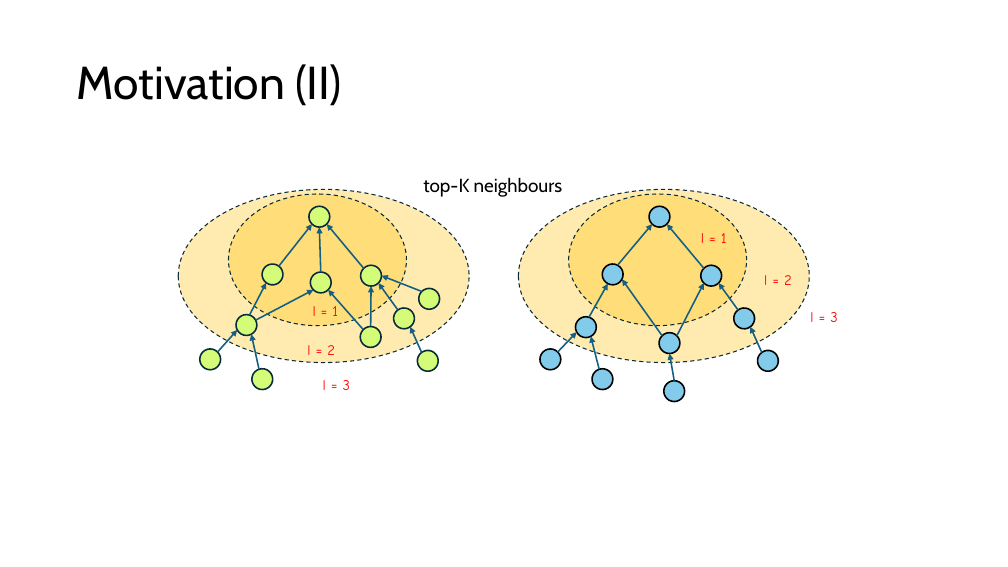
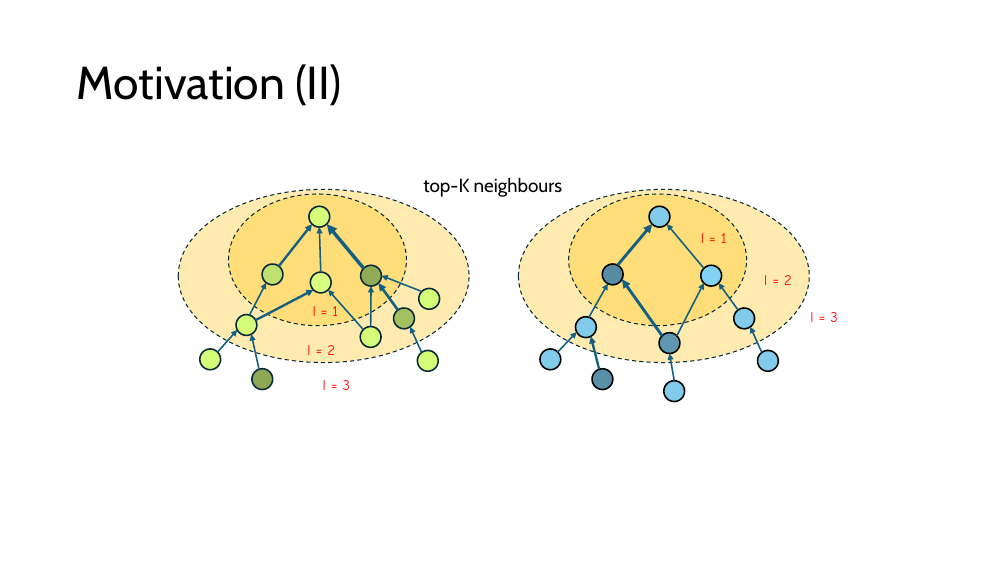
Before and after one commit to tseesurenb/hyperGCN_v4, a slide deck: slide 13 of ppt/HyperGCN_20241118.pptx. Drawn at 1008x567 pixels with LibreOffice and Linux fonts; fonts in the diff are those of the drawing. Boxes give left, top, right and bottom in pixels: in the first picture for what was removed or moved away, otherwise in the second. Text is boxed around its words. In the diff, an @@ line names an element or a change of style, - is before the commit and + after.

```diff
--- a/ppt/HyperGCN_20241118.pptx
+++ b/ppt/HyperGCN_20241118.pptx
@@ arrow (279, 266) - (312, 224): stroke #156082 1.5 pt to #156082 2.25 pt @@
@@ arrow (364, 268) - (327, 224): stroke #156082 1.5 pt to #156082 3.25 pt @@
@@ arrow (618, 265) - (653, 224): stroke #156082 1.5 pt to #156082 2.75 pt @@
@@ ellipse at [261,263,285,286]: fill #D5FC79 to #C0E171 @@
@@ ellipse at [361,265,382,287]: fill #D5FC79 to #91AA56 @@
@@ ellipse at [600,261,627,288]: fill #83CBEB to #588CA5 @@
@@ arrow (398, 310) - (379, 283): stroke #156082 1.5 pt to #156082 2.5 pt @@
@@ arrow (662, 336) - (622, 279): stroke #156082 1.5 pt to #156082 2.75 pt @@
@@ ellipse at [392,306,417,330]: fill #D5FC79 to #A4C061 @@
@@ arrow (600, 369) - (591, 337): stroke #156082 1.5 pt to #156082 2.25 pt @@
@@ ellipse at [659,333,681,354]: fill #83CBEB to #5F97B2 @@
@@ ellipse at [248,365,277,394]: fill #D5FC79 to #8EA754 @@
@@ ellipse at [588,365,617,394]: fill #83CBEB to #5A8FA8 @@
```
Also in this commit, not shown: 1 other slide changed, 7 other files.
